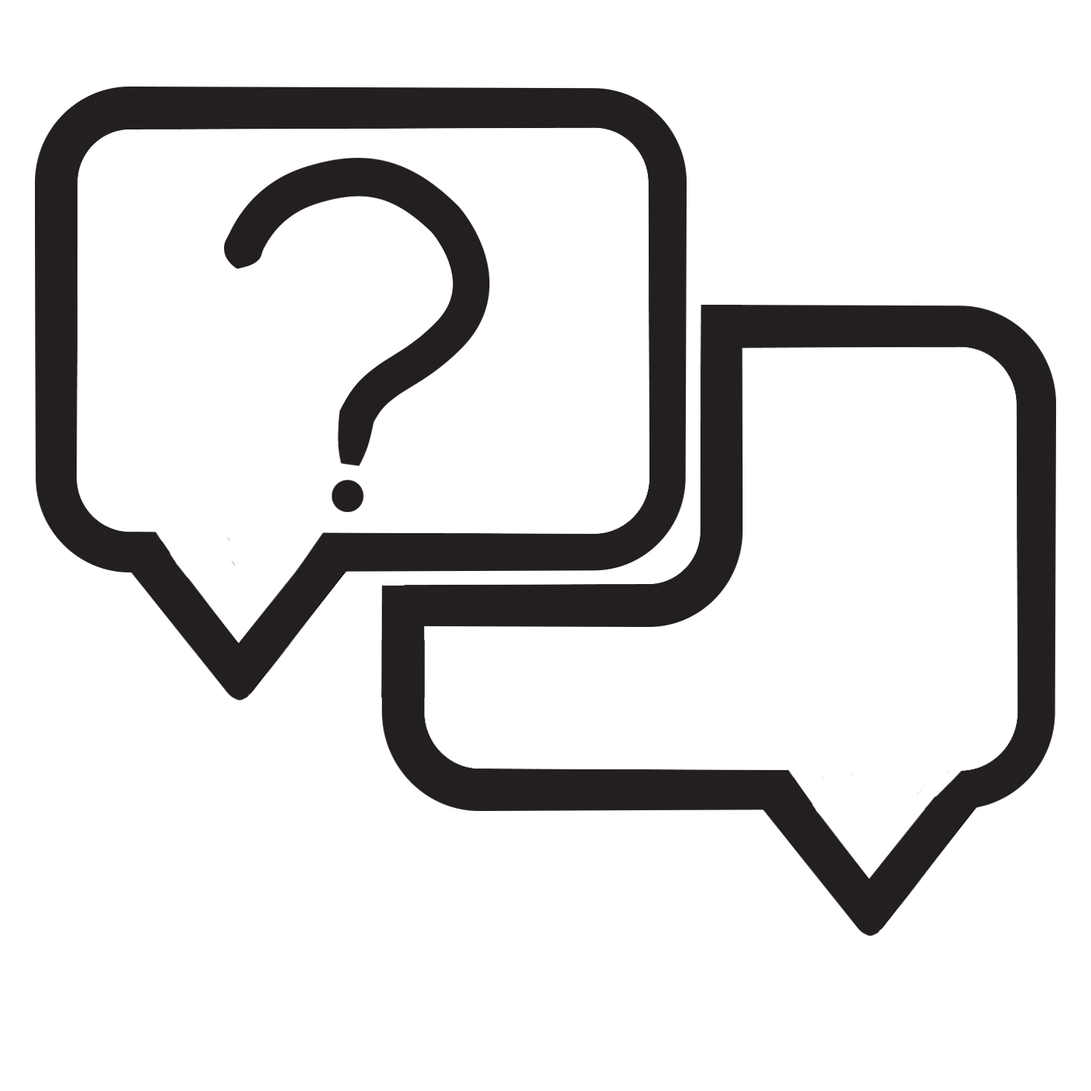
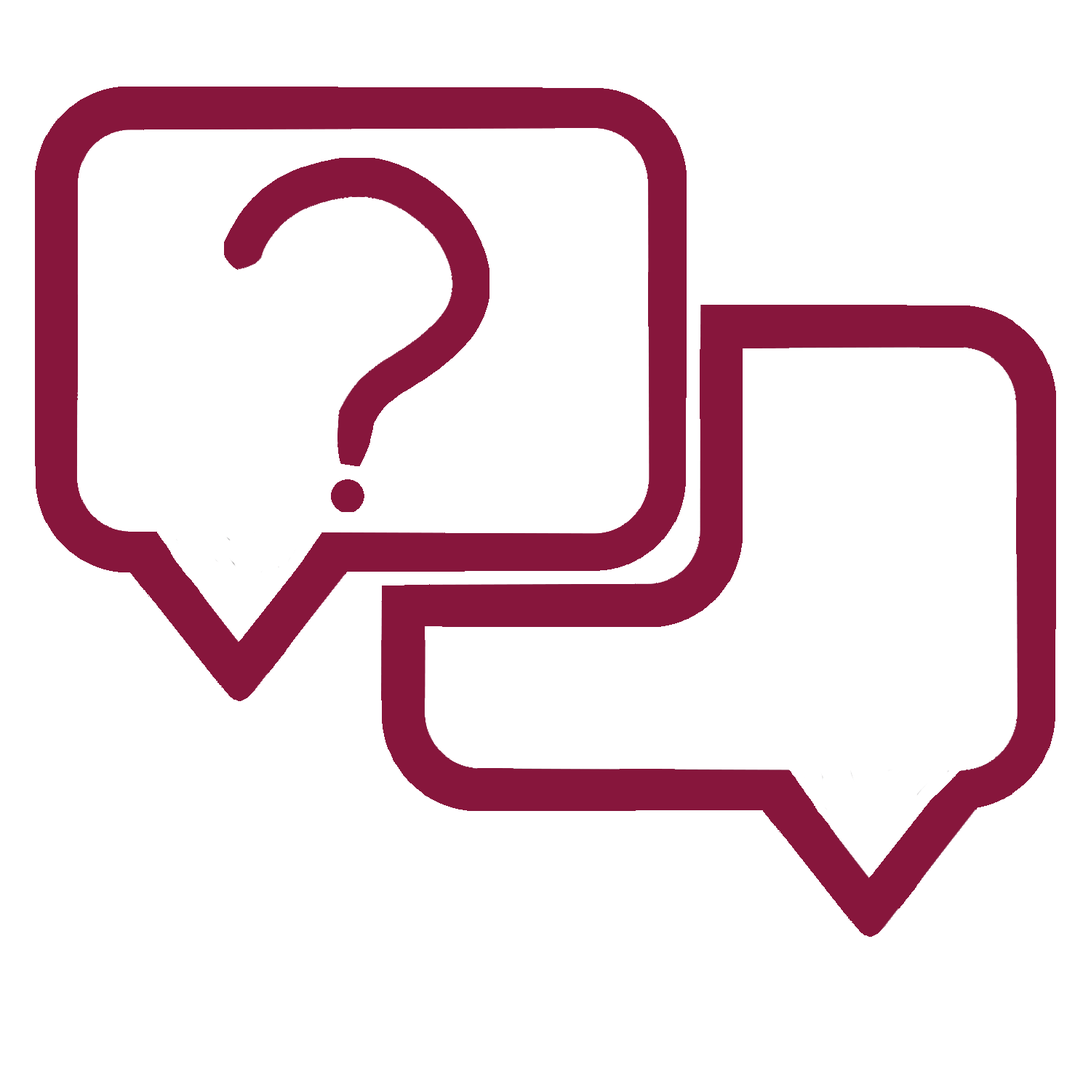
Two versions of the same layered image (w=1091, h=1091). Layer-by-layer changes:
painted on "top tail" over (34, 86, 687, 702)
painted on "bottom box" over (381, 304, 1057, 938)
renamed "Layer 8" to "question mark", painted on it over (224, 157, 490, 513)
